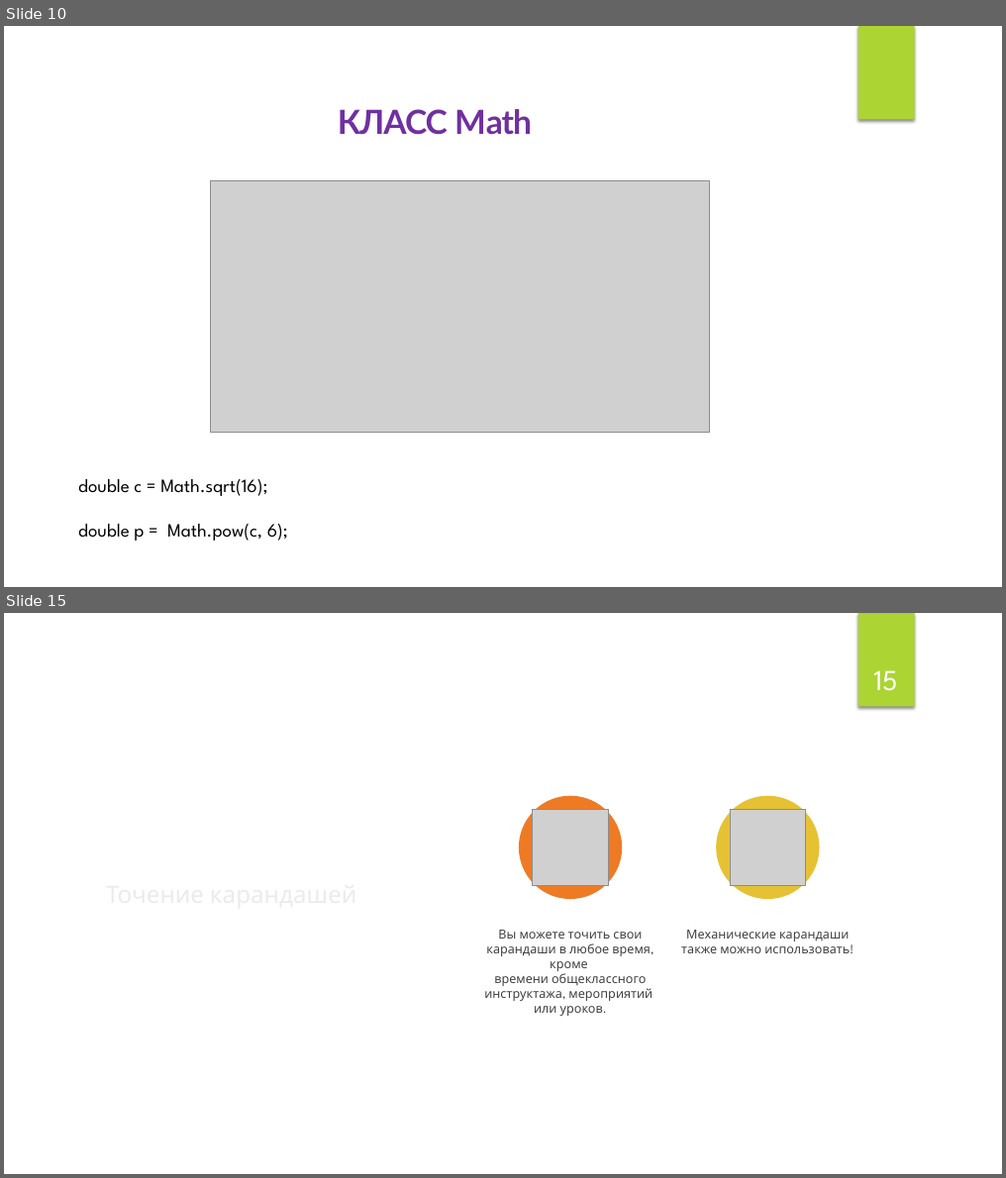
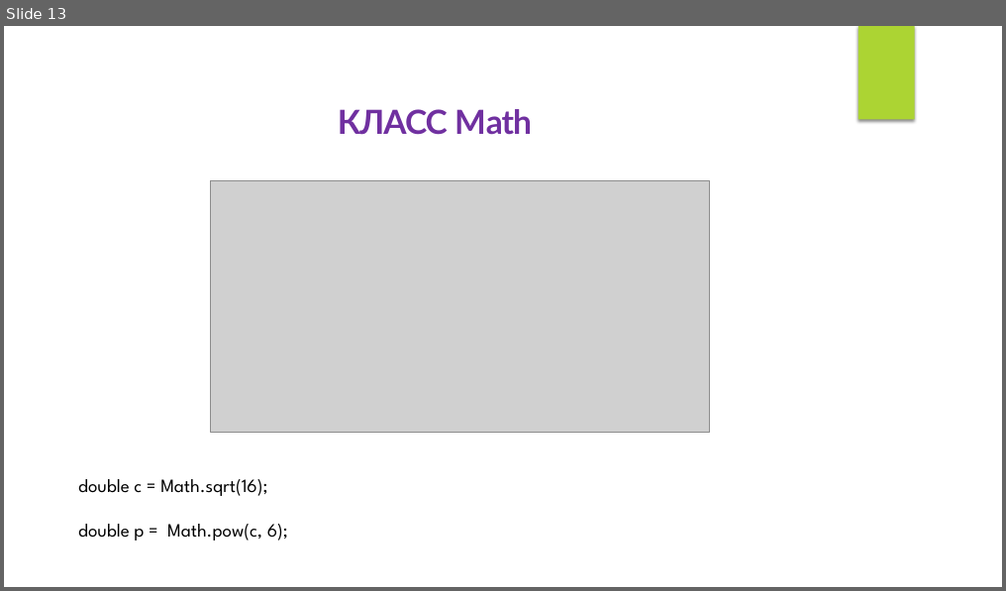
Before and after one commit to IriEfremova/LessonsCube, a slide deck: Samsung/Lesson3/Operation.pptx. Shown one above the other, each under a label of ours: slides 10 and 15 before the commit, slide 13 after it; the slides between them are not shown. The pictures are 1006x1178 and 1006x591 pixels, drawn with LibreOffice and Linux fonts; fonts in the diff are those of the drawing; grey boxes stand for pictures; background and template pictures are left out. Boxes give left, top, right and bottom in pixels: in the first picture for what was removed or moved away, otherwise in the second. Text is boxed around its words. In the diff, an @@ line names an element or a change of style, - is before the commit and + after.

```diff
--- a/Samsung/Lesson3/Operation.pptx
+++ b/Samsung/Lesson3/Operation.pptx
@@ slide 15 removed at (x1=4, y1=613, x2=1002, y2=1174), background #FFFFFF; not listed: 1 template element that a slide beside it also shows @@
@@ freeform shape removed at (x1=6, y1=613, x2=1002, y2=1174) @@
@@ freeform shape removed at (x1=368, y1=645, x2=426, y2=917) @@
@@ freeform shape removed at (x1=383, y1=646, x2=486, y2=1141) @@
@@ page number removed at (x1=873, y1=670, x2=897, y2=691) @@
-15
@@ title removed at (x1=98, y1=800, x2=380, y2=987) @@
-Точение карандашей
@@ ellipse removed at (x1=519, y1=796, x2=623, y2=899) @@
@@ picture removed at (x1=533, y1=810, x2=609, y2=886) @@
@@ ellipse removed at (x1=716, y1=796, x2=819, y2=899) @@
@@ picture removed at (x1=730, y1=809, x2=806, y2=885) @@
@@ text removed at (x1=484, y1=930, x2=652, y2=1016) @@
-Вы можете точить свои карандаши в любое время, кроме
-времени общеклассного инструктажа, мероприятий
-или уроков.
@@ text removed at (x1=681, y1=930, x2=849, y2=954) @@
-Механические карандаши
-также можно использовать!
@@ what was slide 10 is now slide 13 @@
```
Also in this commit, not shown: 1 slide changed, 16 slides added, 11 other slides removed, 1 other file.
